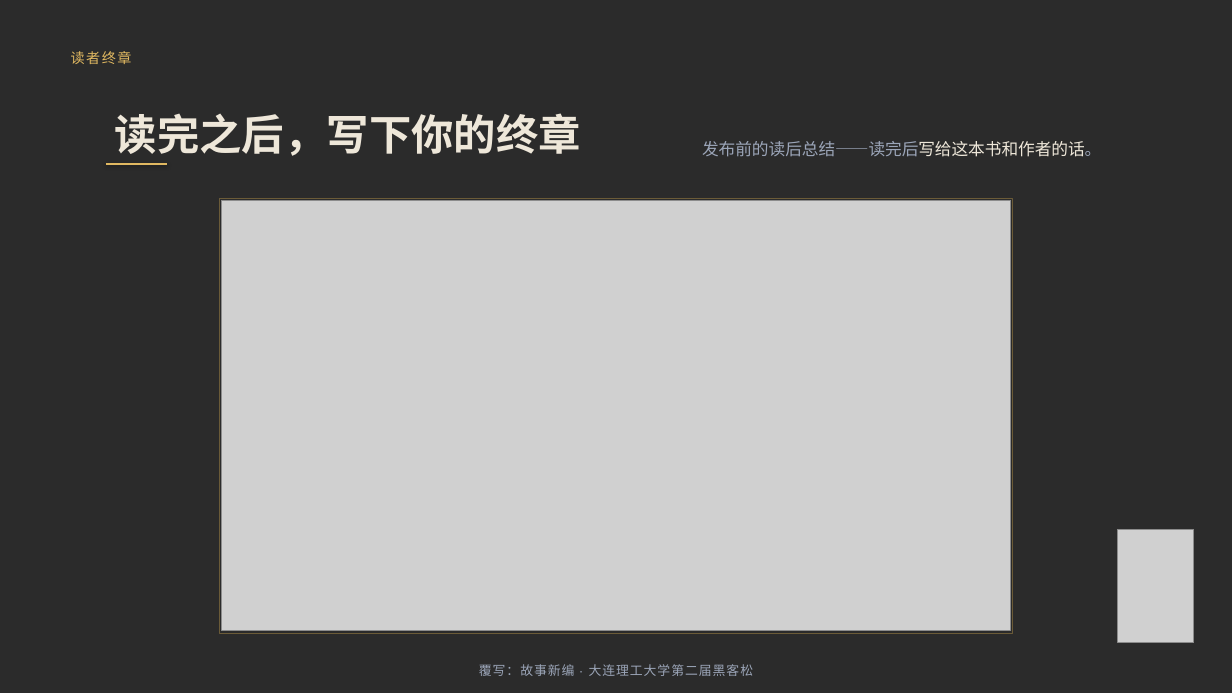
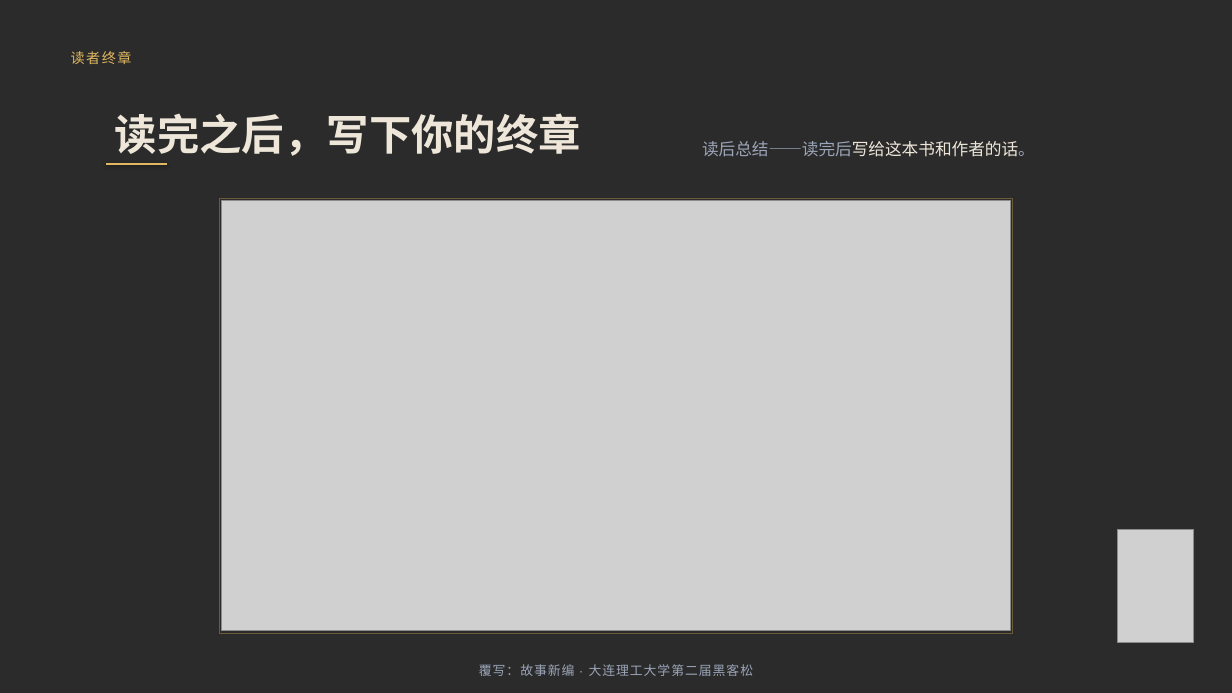
Before and after one commit to PlutoNebula/Overwriting--AnotherChoice, a slide deck: slide 8 of 产品演示.pptx. Drawn at 1232x693 pixels with LibreOffice and Linux fonts; fonts in the diff are those of the drawing; grey boxes stand for pictures; background and template pictures are left out; a plain dark background stands for a picture behind light text. Boxes give left, top, right and bottom in pixels: in the first picture for what was removed or moved away, otherwise in the second. Text is boxed around its words. In the diff, an @@ line names an element or a change of style, - is before the commit and + after.

```diff
--- a/产品演示.pptx
+++ b/产品演示.pptx
@@ text at (702,141,1035,157): text changed @@
-发布前的读后总结——读完后写给这本书和作者的话。
+读后总结——读完后写给这本书和作者的话。
```
Also in this commit, not shown: 1 other slide changed.
